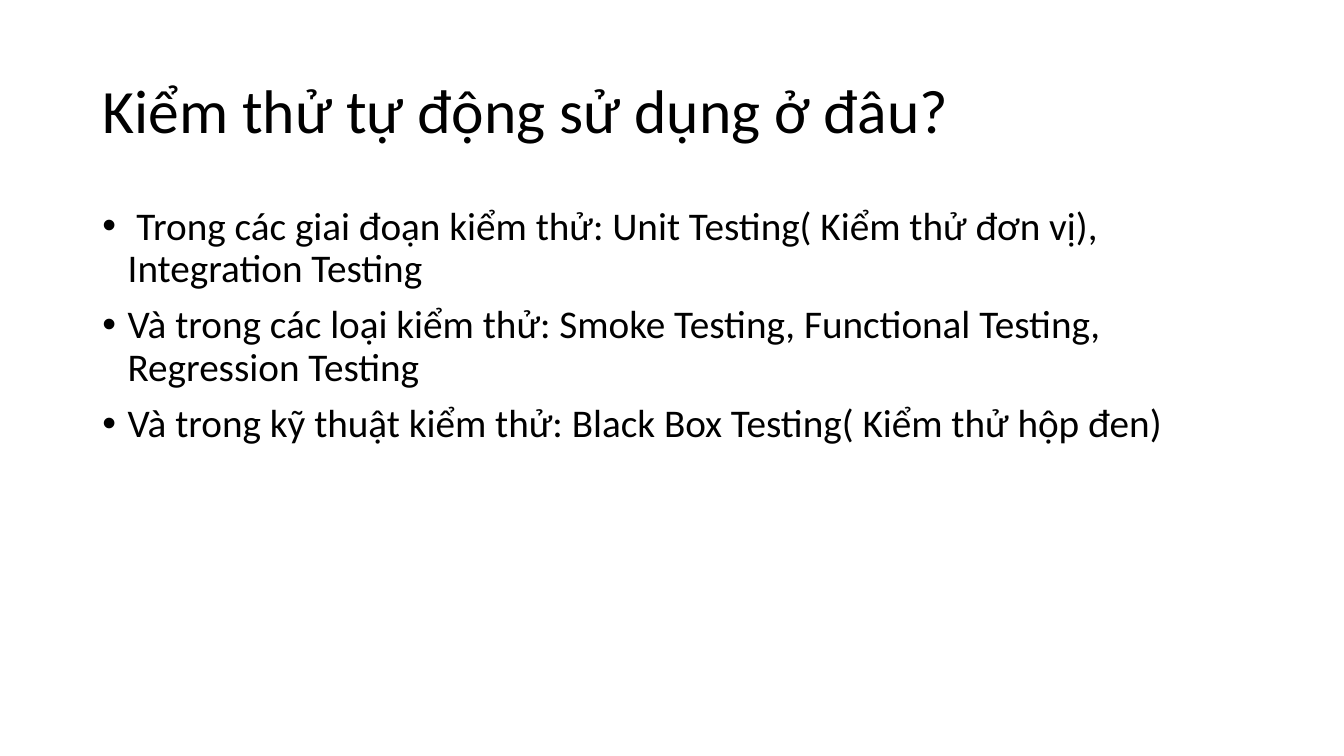
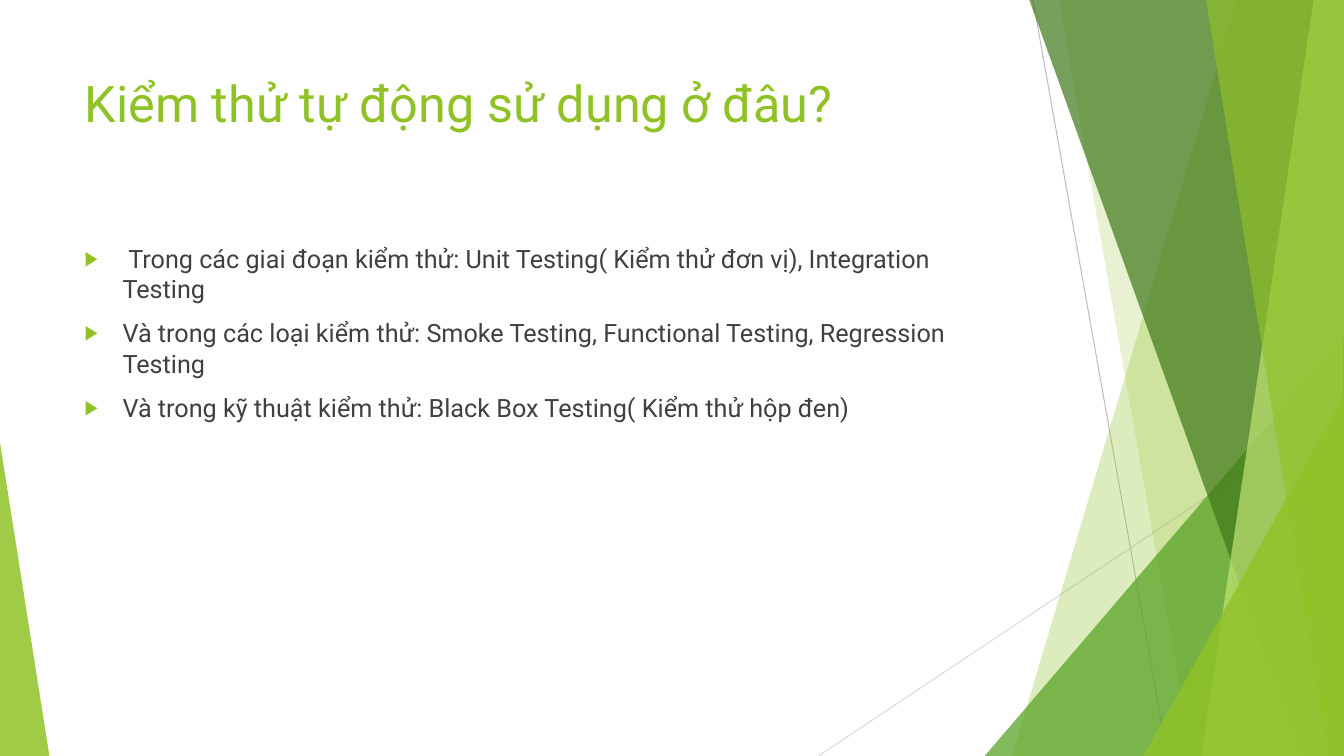
Before and after one commit to mrquanga3/automation_test_training, a slide deck: slide 4 of documents/slides/Bai 1 - Gioi thieu ve automation test va selenium webdriver.pptx. Drawn at 1344x756 pixels with LibreOffice and Linux fonts; fonts in the diff are those of the drawing. Boxes give left, top, right and bottom in pixels: in the first picture for what was removed or moved away, otherwise in the second. Text is boxed around its words. In the diff, an @@ line names an element or a change of style, - is before the commit and + after.

Commit message:
Slide bai 1, Gioi thieu automation test, update font slide

```diff
--- a/documents/slides/Bai 1 - Gioi thieu ve automation test va selenium webdriver.pptx
+++ b/documents/slides/Bai 1 - Gioi thieu ve automation test va selenium webdriver.pptx
@@ title "Kiểm thử tự động sử ...": place and size @@
-title "Kiểm thử tự động sử ..." at bbox=[102, 85, 948, 144]
+title "Kiểm thử tự động sử ..." at bbox=[85, 79, 832, 133]
@@ title "Kiểm thử tự động sử ..." at bbox=[85, 79, 832, 133]: size 44 to 36 pt, font Calibri to Roboto, text colour #000000 to #90C226; line spacing 0.9 to 1; vertical alignment middle to top @@
@@ text "Trong các giai đoạn kiểm ...": place and size @@
-text "Trong các giai đoạn kiểm ..." at bbox=[128, 209, 1162, 444]
+text "Trong các giai đoạn kiểm ..." at bbox=[123, 247, 945, 423]
@@ text "Trong các giai đoạn kiểm ..." at bbox=[123, 247, 945, 423]: size 28 to 18 pt, font Calibri to Roboto, text colour #000000 to #404040; bullet • to ▶; line spacing 0.9 to 1 @@
@@ group added at bbox=[0, 0, 1344, 756]: 5 freeform shapes, 3 triangles, 2 lines @@
```
Also in this commit, not shown: 12 other slides changed.
